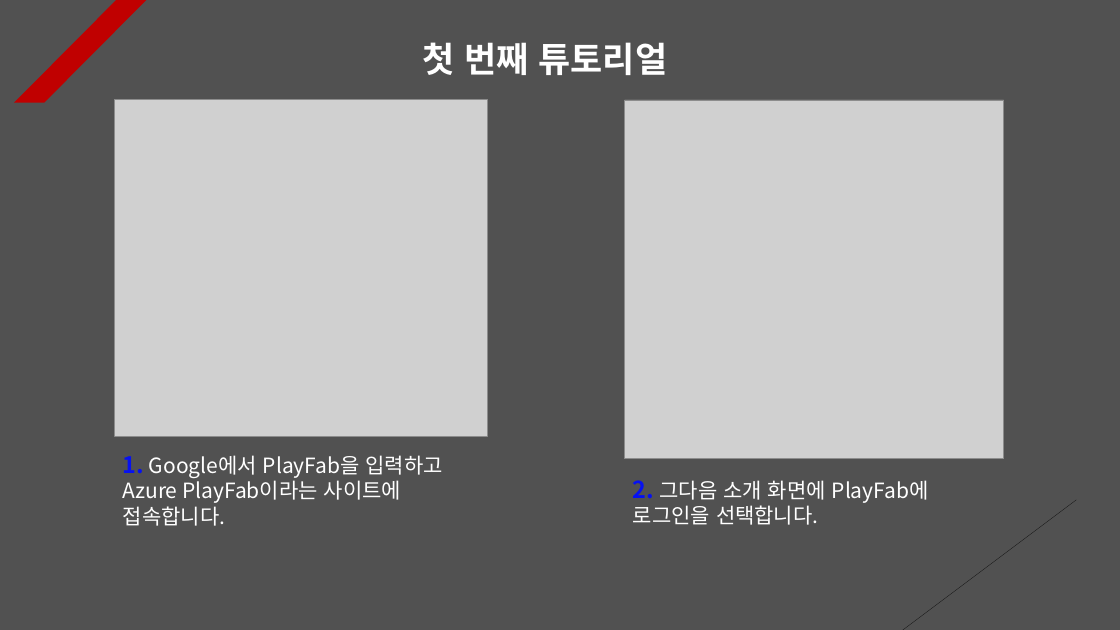
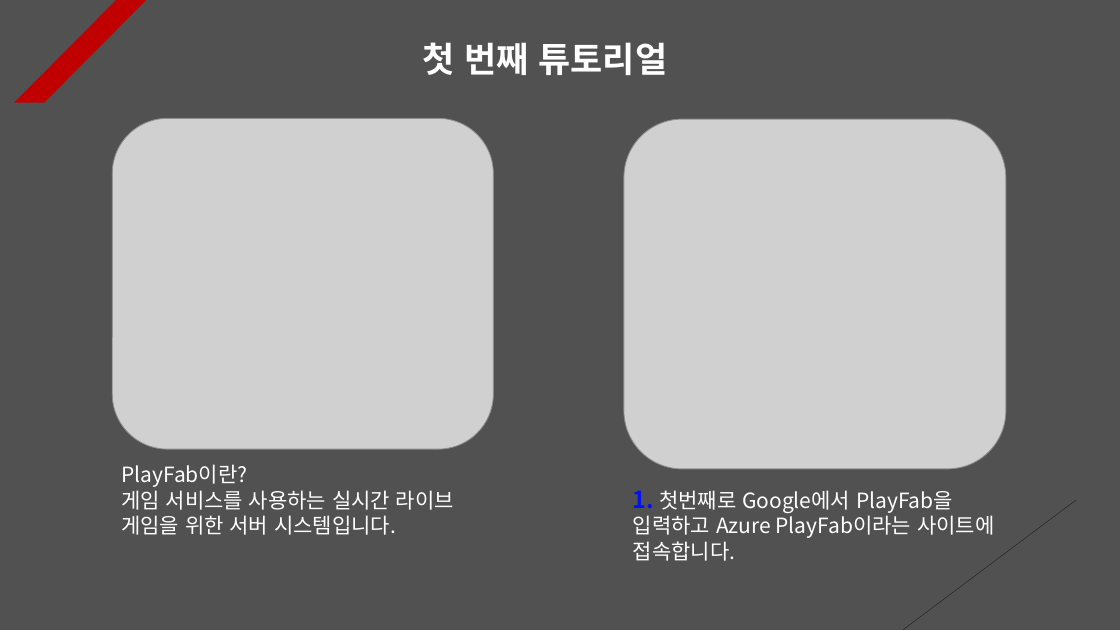
Before and after one commit to Unity2033/3D-UnityEngine, a slide deck: slide 1 of Assets/Class/Photon Server/PPT Data/Photon PlayFab.pptx. Drawn at 1120x630 pixels with LibreOffice and Linux fonts; fonts in the diff are those of the drawing; grey boxes stand for pictures. Boxes give left, top, right and bottom in pixels: in the first picture for what was removed or moved away, otherwise in the second. Text is boxed around its words. In the diff, an @@ line names an element or a change of style, - is before the commit and + after.

```diff
--- a/Assets/Class/Photon Server/PPT Data/Photon PlayFab.pptx
+++ b/Assets/Class/Photon Server/PPT Data/Photon PlayFab.pptx
@@ picture added at box(113, 118, 494, 450) @@
@@ picture: place and size @@
-picture at box(114, 99, 487, 436)
+picture at box(624, 119, 1007, 469)
@@ picture removed at box(625, 100, 1004, 459) @@
@@ text added at box(121, 464, 454, 535), 18 pt, text #FFFFFF @@
+PlayFab이란?
+게임 서비스를 사용하는 실시간 라이브 게임을 위한 서버 시스템입니다.
@@ text at box(633, 490, 994, 561): text changed @@
-1. Google에서 PlayFab을 입력하고 Azure PlayFab이라는 사이트에 접속합니다.
+1. 첫번째로 Google에서 PlayFab을 입력하고 Azure PlayFab이라는 사이트에 접속합니다.
@@ text removed at box(633, 480, 929, 525) @@
-2. 그다음 소개 화면에 PlayFab에 로그인을 선택합니다.
```
Also in this commit, not shown: 14 other slides changed, 1 slide added, 21 other files.
